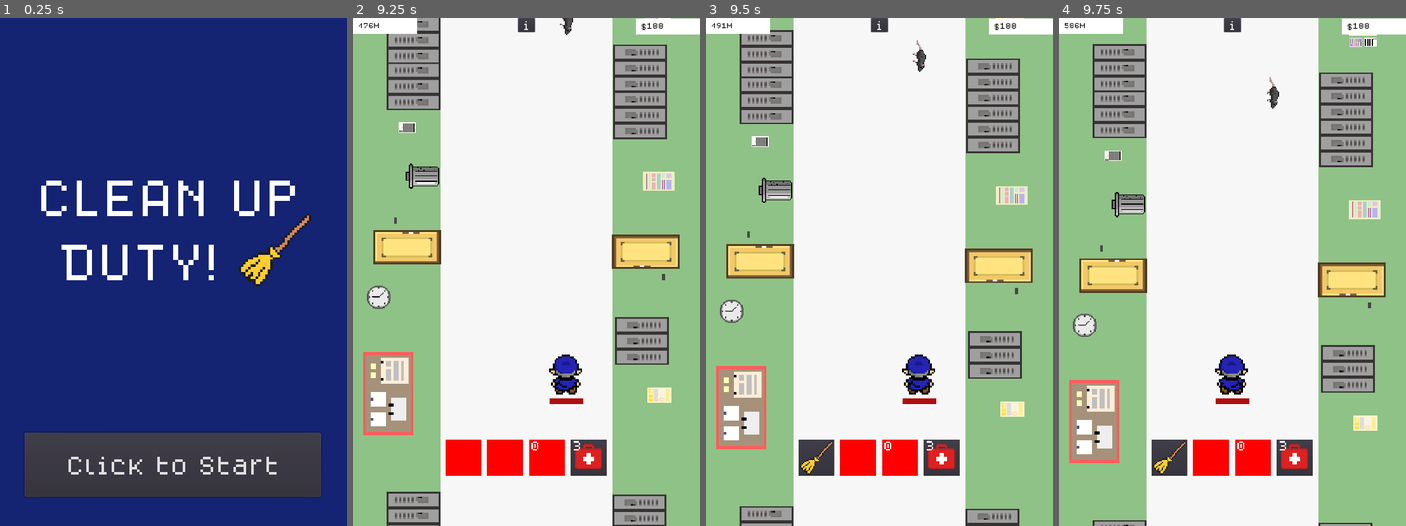
Above: before the commit, frames 1-4 (left to right).
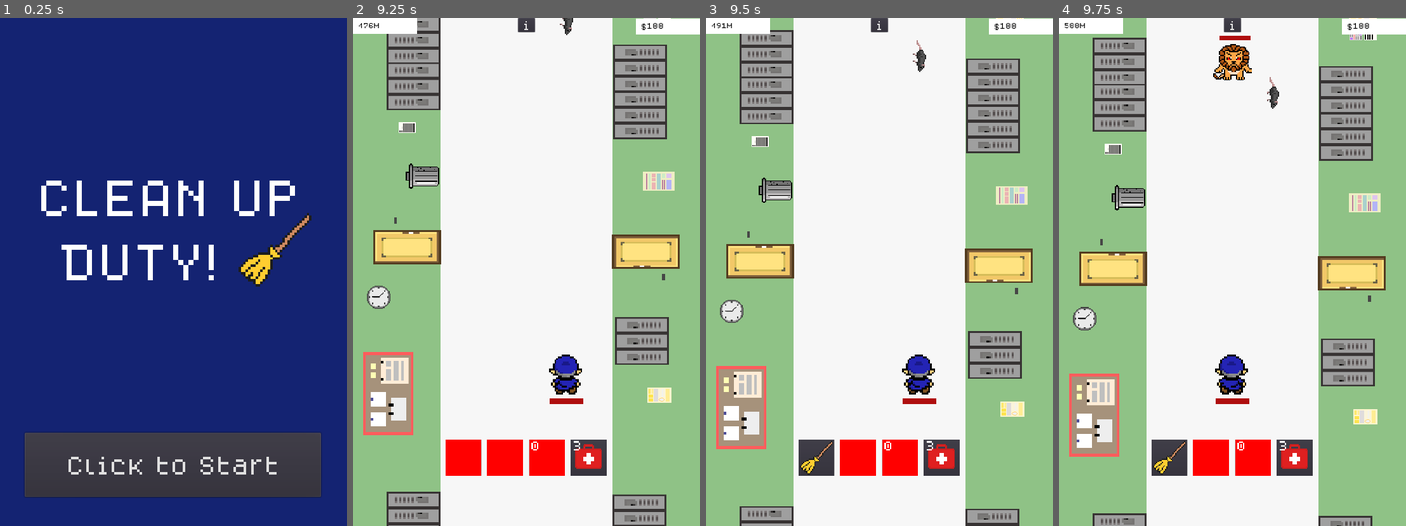
Above: after the commit, the same moments.

Repository: TheBroham7/Project-Sweep
Game: Godot game, scene res://scenes/title_screen.tscn
Two runs of this game, one before a commit and one after it. Both use one fixed random seed, a clock stepped at 60 frames per second and the inputs below.
Inputs:
- Up to frame 1 (0.25 s): no input
- Up to frame 2 (9.25 s): click "Click to Start" at 0.5 s; click "NEW GAME" at 1.25 s; hold Right (right) 2.03-2.78 s; tap one key every 0.75 s from 2.1 s: 2 (defend) 3 (power1) 4 (power2) 1 (swing) 2 (defend) 3 (power1) 4 (power2) 1 (swing) 2 (defend) 3 (power1); hold Left (left) 2.78-3.53 s; hold Right (right) 3.53-5.03 s; hold Left (left) 5.03-7.28 s; hold Right (right) from 7.28 s (still down)
- Up to frame 3 (9.5 s): keep holding Right (right)
- Up to frame 4 (9.75 s): release Right (right) at 9.53 s; hold Left (left) from 9.53 s (still down); tap 4 (power2) at 9.6 s

Frames 1-3 are identical in both runs. In frame 4, 11% of the frame differs, in the area x 2-95%, y 0-100%.

Commit message:
boss fixed

Diff:
--- a/scenes/classroom_boss.tscn
+++ b/scenes/classroom_boss.tscn
@@ -29,7 +29,7 @@
 scale = Vector2( 0.1, 0.1 )
 frames = SubResource( 1 )
 animation = "attack"
-frame = 1
+frame = 3
 playing = true
 
 [node name="CollisionShape2D" type="CollisionShape2D" parent="."]
--- a/scenes/main.tscn
+++ b/scenes/main.tscn
@@ -151,6 +151,7 @@
 
 [node name="clear_timer" type="Timer" parent="."]
 wait_time = 2.0
+one_shot = true
 
 [node name="ClassroomBoss" parent="." instance=ExtResource( 10 )]
 
--- a/scripts/HUD.gd
+++ b/scripts/HUD.gd
@@ -16,7 +16,7 @@
 func update_score():
 	if distance_increase:
 		distance += 1
-	if (distance%5000)==0 and distance_increase == true:
+	if (distance%500)==0 and distance_increase == true:
 			emit_signal("boss_spawn")
 			emit_signal("stop_scroll")
 			distance_increase = false
--- a/scripts/main.gd
+++ b/scripts/main.gd
@@ -67,10 +67,12 @@
 
 
 func _on_clear_timer_timeout():
+	$clear_timer.stop()
 	$Clear_label.hide()
 	$MobTimer.start()
 	emit_signal("continuing")
 	$HUD.distance_increase = true
+	$SchoolBackground/Music.play()
 
 
 func _on_ClassroomBoss_clear():
@@ -79,4 +81,3 @@
 	$Clear_label.show()
 	$Clear.play()
 	$clear_timer.start()
-	$SchoolBackground/Music.play()
